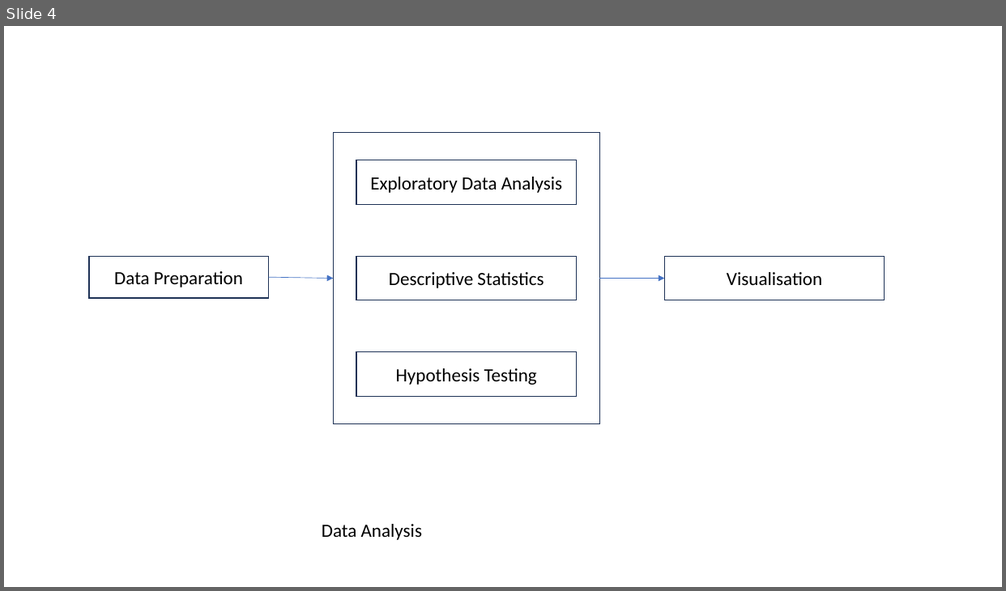
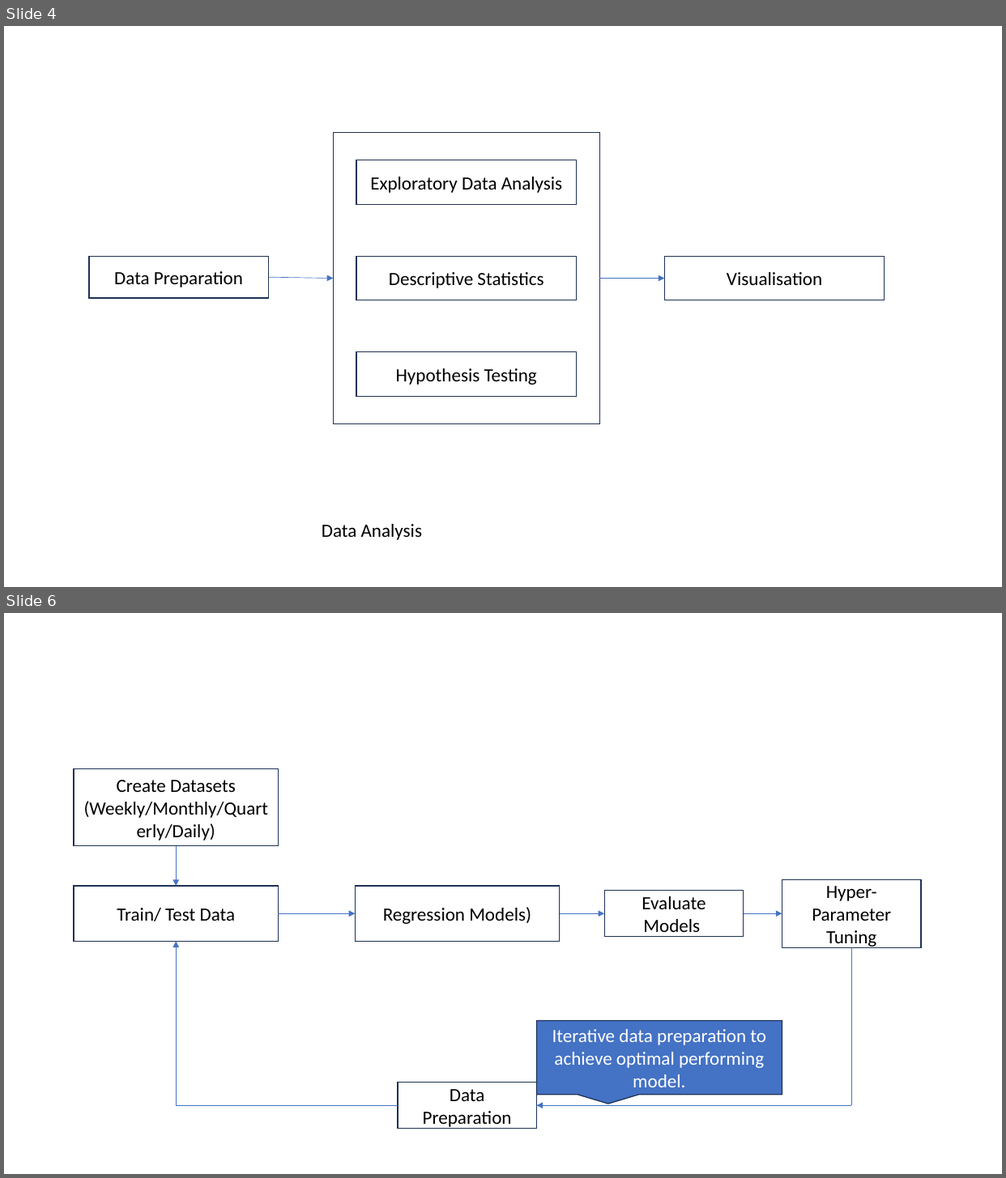
Before and after one commit to raku43/MScDACapstone, a slide deck: PPT_Msc_Capstone.pptx. Shown one above the other, each under a label of ours: slide 4 before the commit, slides 4 and 6 after it; the slides between them are not shown. The pictures are 1006x591 and 1006x1178 pixels, drawn with LibreOffice and Linux fonts; fonts in the diff are those of the drawing. Boxes give left, top, right and bottom in pixels: in the first picture for what was removed or moved away, otherwise in the second. Text is boxed around its words. In the diff, an @@ line names an element or a change of style, - is before the commit and + after.

Commit message:
FIne tuning the figures

```diff
--- a/PPT_Msc_Capstone.pptx
+++ b/PPT_Msc_Capstone.pptx
@@ slide 6 added at <box>4,613,1002,1174</box>, background #FFFFFF @@
@@ rectangle added at <box>74,769,278,846</box>, fill #FFFFFF, outline #1E3256 1 pt, 18 pt, text #000000 @@
+Create Datasets (Weekly/Monthly/Quarterly/Daily)
@@ arrow added from (177, 845) to (177, 886), #4472C4 0.5 pt @@
@@ rectangle added at <box>782,879,921,948</box>, fill #FFFFFF, outline #1E3256 1 pt, 18 pt, text #000000 @@
+Hyper-Parameter Tuning
@@ rectangle added at <box>74,886,278,942</box>, fill #FFFFFF, outline #1E3256 1 pt, 18 pt, text #000000 @@
+Train/ Test Data
@@ rectangle added at <box>355,886,560,942</box>, fill #FFFFFF, outline #1E3256 1 pt, 18 pt, text #000000 @@
+Regression Models)
@@ rectangle added at <box>604,891,744,937</box>, fill #FFFFFF, outline #1E3256 1 pt, 18 pt, text #000000 @@
+Evaluate Models
@@ arrow added from (278, 914) to (355, 914), #4472C4 0.5 pt @@
@@ arrow added from (560, 914) to (604, 914), #4472C4 0.5 pt @@
@@ arrow added from (744, 914) to (782, 914), #4472C4 0.5 pt @@
@@ arrow added from (177, 1105) to (177, 942), #4472C4 0.5 pt @@
@@ line added from (851, 948) to (851, 1105), #4472C4 0.5 pt @@
@@ speech box added at <box>537,1021,782,1095</box>, fill #4472C4, outline #1E3256 1 pt, 18 pt, text #FFFFFF @@
+Iterative data preparation to achieve optimal performing model.
@@ rectangle added at <box>398,1082,537,1129</box>, fill #FFFFFF, outline #1E3256 1 pt, 18 pt, text #000000 @@
+Data Preparation
@@ line added from (398, 1105) to (177, 1105), #4472C4 0.5 pt @@
@@ arrow added from (851, 1105) to (537, 1105), #4472C4 0.5 pt @@
```
Also in this commit, not shown: 2 other slides added, 1 other file.
